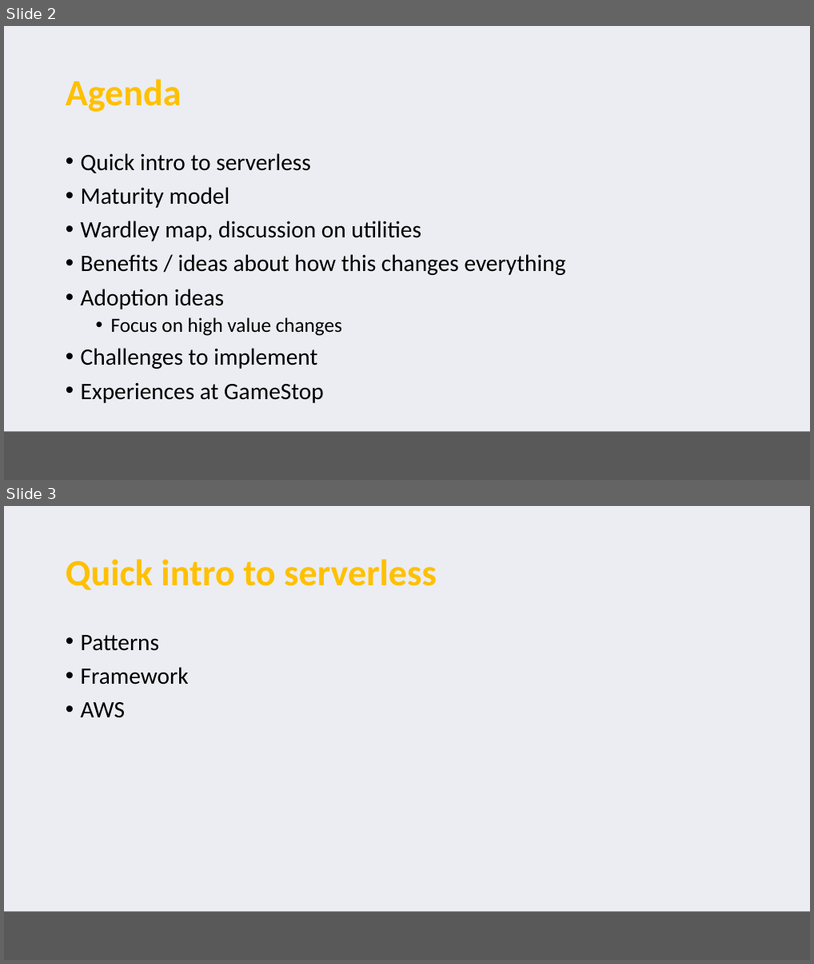
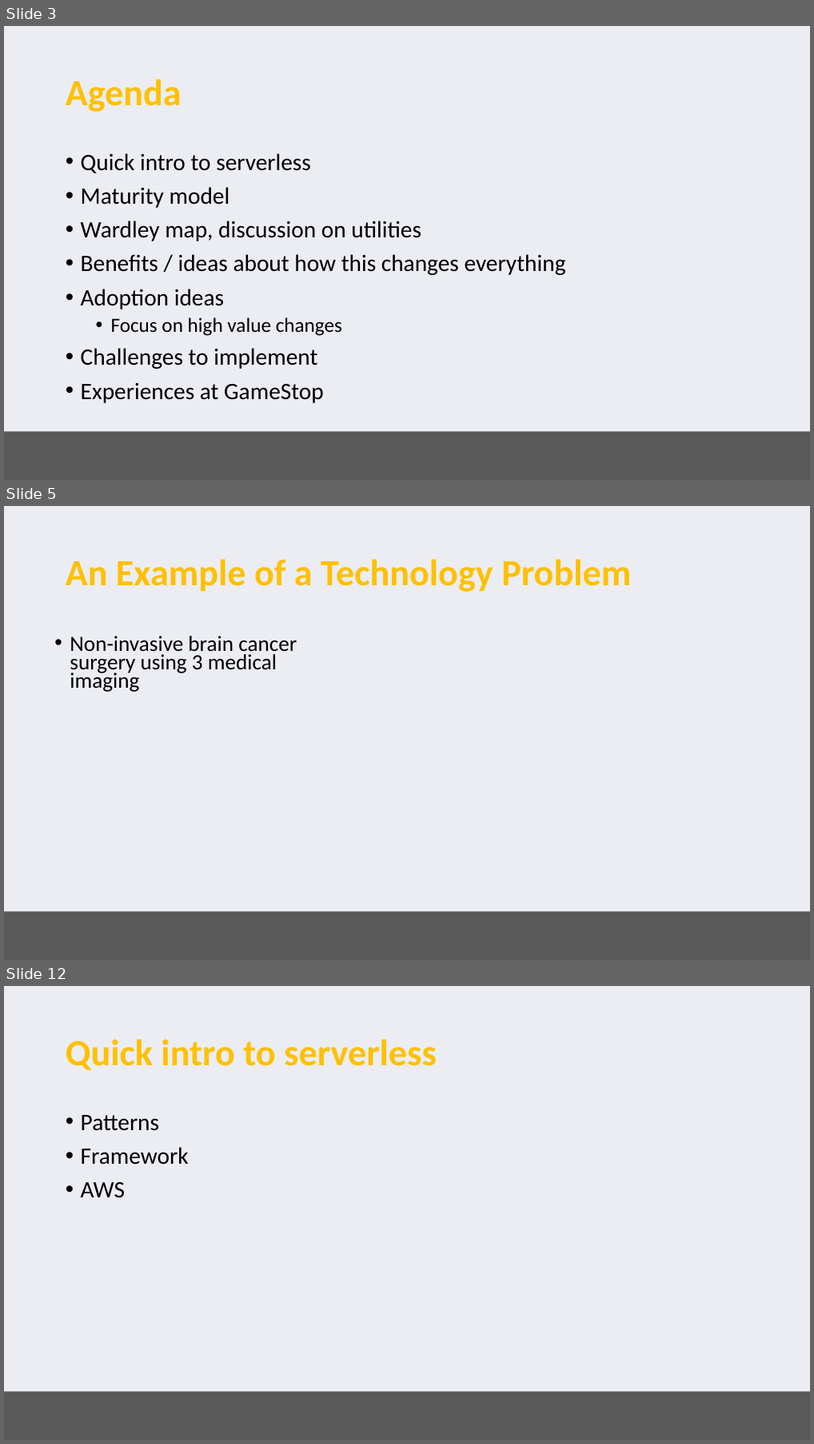
Before and after one commit to serverless-perspectives/pariveda-perspective, a slide deck: Serverless perspectives.pptx. Shown one above the other, each under a label of ours: slides 2 and 3 before the commit, slides 3, 5 and 12 after it; the slides between them are not shown. The pictures are 814x964 and 814x1444 pixels, drawn with LibreOffice and Linux fonts; fonts in the diff are those of the drawing; background and template pictures are left out. Boxes give left, top, right and bottom in pixels: in the first picture for what was removed or moved away, otherwise in the second. Text is boxed around its words. In the diff, an @@ line names an element or a change of style, - is before the commit and + after.

Commit message:
You don't have technology problems

```diff
--- a/Serverless perspectives.pptx
+++ b/Serverless perspectives.pptx
@@ slide 5 added at (x1=4, y1=506, x2=810, y2=960), background #EBEDF2; not listed: 1 template element that a slide beside it also shows @@
@@ title added at (x1=66, y1=559, x2=631, y2=592), 44 pt, text #FFC000, bold @@
+An Example of a Technology Problem
@@ text added at (x1=70, y1=636, x2=297, y2=692), 25.9 pt, text #000000 @@
+• Non-invasive brain cancer surgery using 3 medical imaging
@@ what was slide 2 is now slide 3 @@
@@ what was slide 3 is now slide 12 @@
```
Also in this commit, not shown: 8 other slides added.
